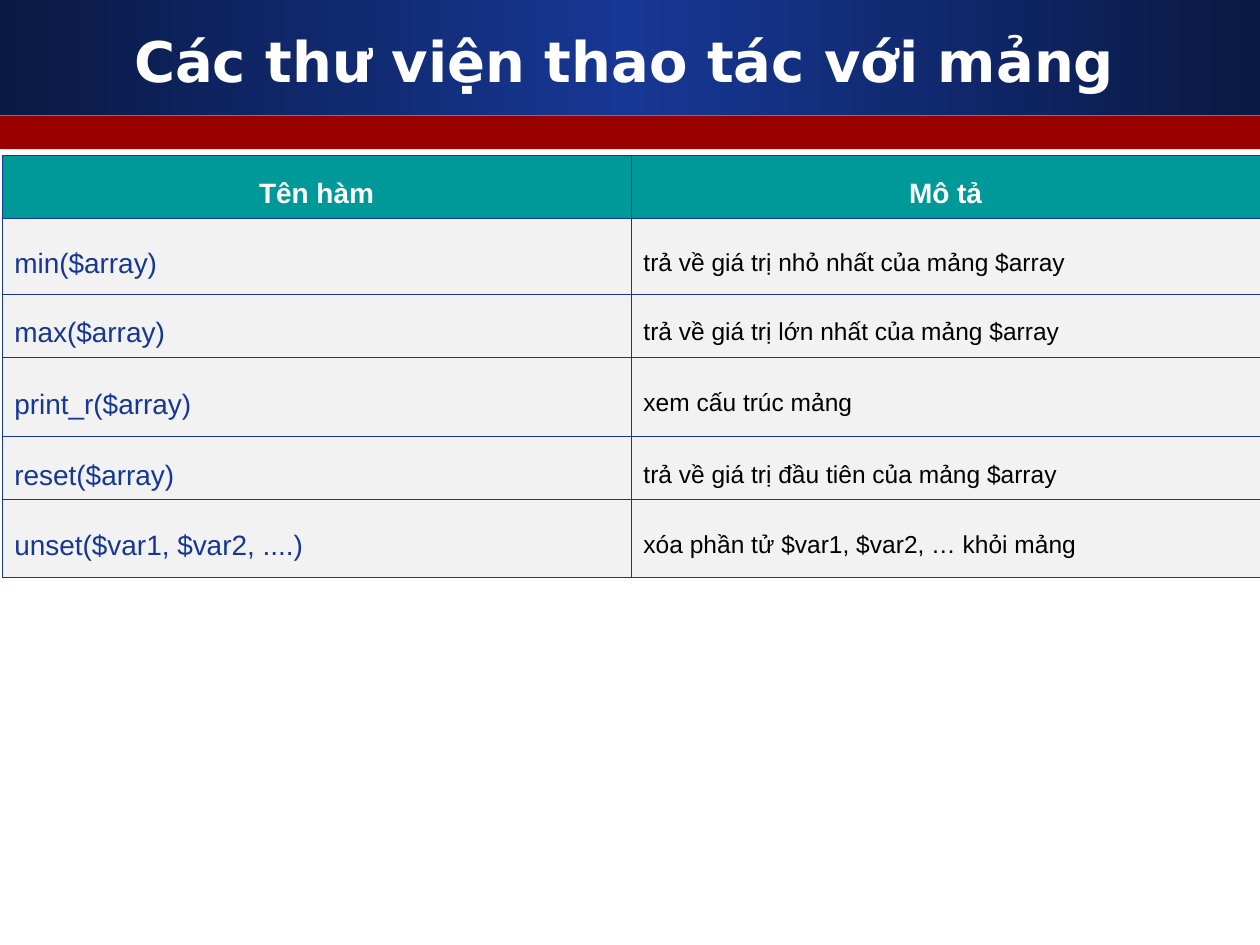
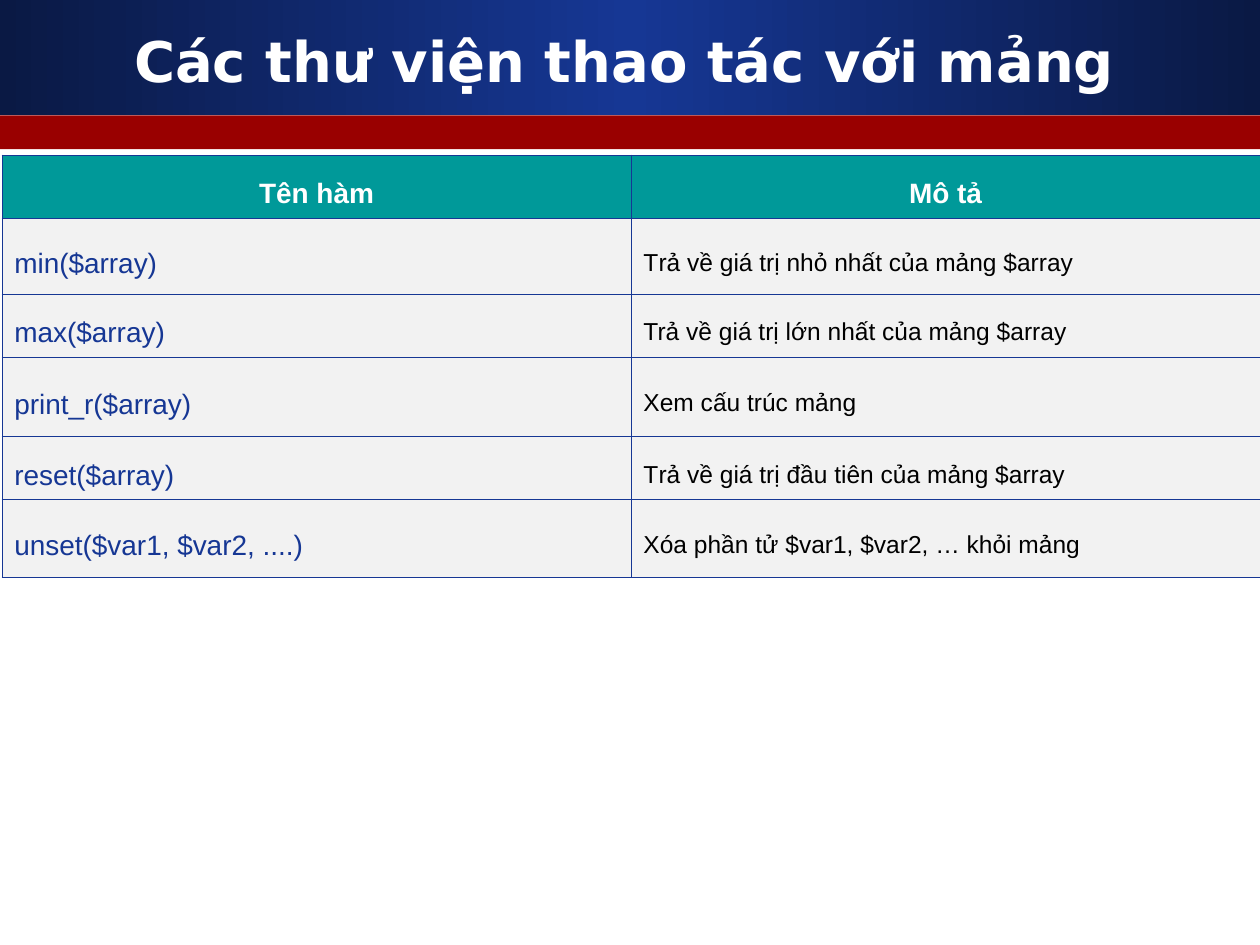
Before and after one commit to melng124/php39_devpro, a slide deck: slide 6 of Day13_PHP_Array/Slides/3_Array_Function_PHP.ppt (slide 7 before the commit). Drawn at 1260x945 pixels with LibreOffice and Linux fonts; fonts in the diff are those of the drawing. Boxes give left, top, right and bottom in pixels: in the first picture for what was removed or moved away, otherwise in the second. Text is boxed around its words. In the diff, an @@ line names an element or a change of style, - is before the commit and + after.

```diff
--- a/Day13_PHP_Array/Slides/3_Array_Function_PHP.ppt
+++ b/Day13_PHP_Array/Slides/3_Array_Function_PHP.ppt
@@ table at [3,155,1260,577] @@
-row 2, column 2: trả về giá trị nhỏ nhất của mảng $array
+row 2, column 2: Trả về giá trị nhỏ nhất của mảng $array
-row 3, column 2: trả về giá trị lớn nhất của mảng $array
+row 3, column 2: Trả về giá trị lớn nhất của mảng $array
-row 4, column 2: xem cấu trúc mảng
+row 4, column 2: Xem cấu trúc mảng
-row 5, column 2: trả về giá trị đầu tiên của mảng $array
+row 5, column 2: Trả về giá trị đầu tiên của mảng $array
-row 6, column 2: xóa phần tử $var1, $var2, … khỏi mảng
+row 6, column 2: Xóa phần tử $var1, $var2, … khỏi mảng
```
Also in this commit, not shown: 3 other slides changed, 1 slide removed, 4 other files.
